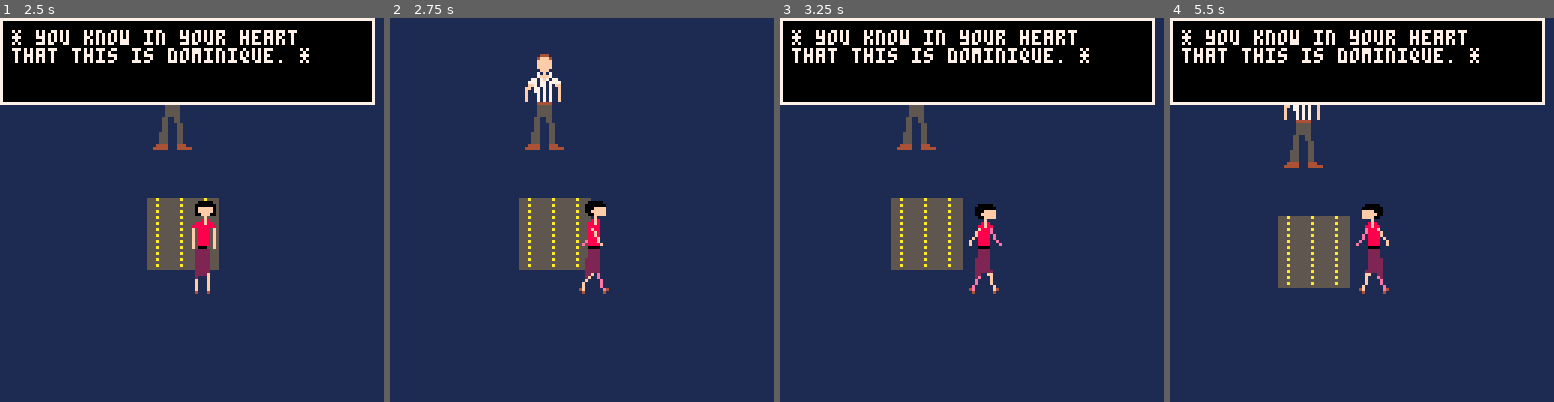
Above: before the commit, frames 1-4 (left to right).
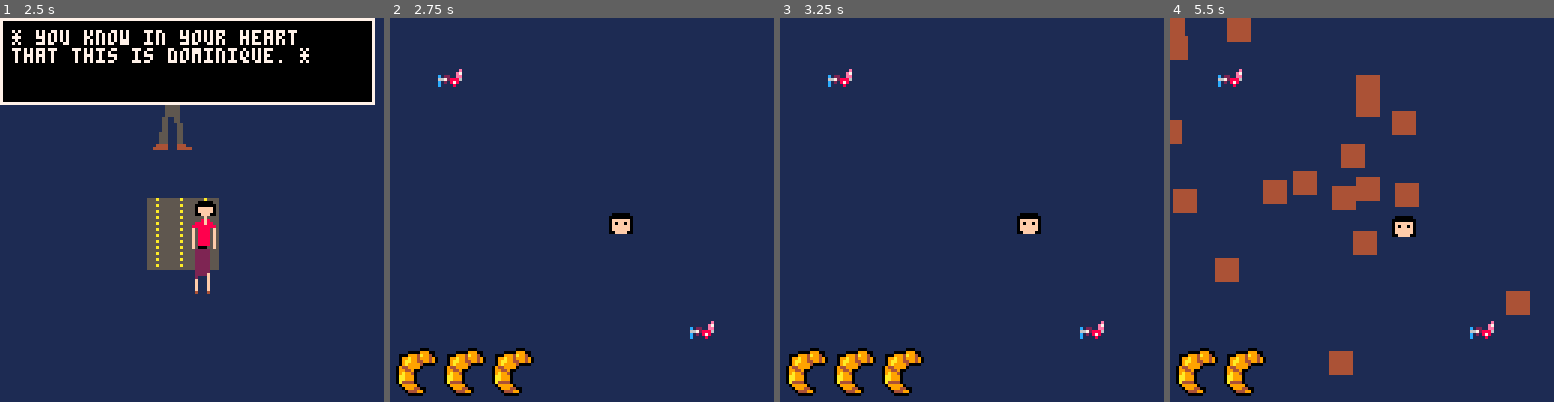
Above: after the commit, the same moments.

Repository: open-source-grilled-cheese/pacman-paris-undertale
Game: PICO-8 cartridge ggj.p8
The game is run twice, just before and just after one commit, with the same random seed, the same clock (stepped at 60 frames per second) and the same inputs.
Inputs:
- Up to frame 1 (2.5 s): tap O (Z key) at 0.7, 1.7, 2.1 s; hold Right 1.6-2.1 s; hold Up 2.15-2.42 s; hold Right from 2.47 s (still down)
- Up to frame 2 (2.75 s): keep holding Right; tap O (Z key) at 2.5 s
- Up to frame 3 (3.25 s): tap O (Z key) at 2.9 s; release Right at 3.03 s; hold Left from 3.08 s (still down)
- Up to frame 4 (5.5 s): tap O (Z key) every 0.4 s from 3.3 to 5.3 s; release Left at 3.58 s; hold Down 3.63-3.97 s; hold Right 4.02-4.68 s; hold Up 4.73-5.03 s; hold Left from 5.08 s (still down)

Frame 1 is identical in both runs. In frame 2, 8.2% of the frame differs, in the area x 1-85%, y 9-99%; in frame 3, 30%; in frame 4, 34%, in the area x 0-98%, y 0-99%.

Commit message:
fix bugz

Diff:
--- a/ggj.p8
+++ b/ggj.p8
@@ -38,7 +38,7 @@
 npcs = {
 	{
 		active = false,
-		battle = false,
+		battle = true,
 		x = 0,
 		y = 0,
 		width = 16,
@@ -57,7 +57,7 @@
 	},
 	{
 		active = false,
-		battle = false,
+		battle = true,
 		x = 300, -- 128
 		y = 300, -- 128
 		width = 16,
@@ -224,9 +224,11 @@
 end
 
 function init_battle()
-	for pickup in all(pickups) do
+	for pickup in all(battle.pickups) do
 		pickup.active = true
 	end
+	battle.p.x = 64
+	battle.p.y = 64
 	battle.enemies = {}
 	battle.collected = 0
 	battle.health = 3
@@ -307,7 +309,7 @@
 	if battle.health <= 0 then
 		_update = _update_dialog
 		_draw = _draw_dialog
-		dialog.lines = dialog.active_npc.loss_lines
+		dialog.lines = dialog.active_npc.lose_lines
 		dialog.battle = false
 		dialog.curr = 1
 	end
